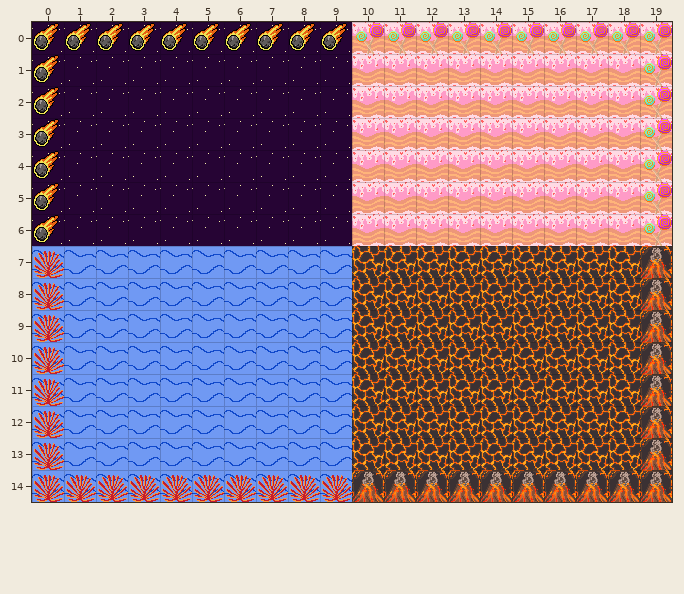
Two states of a Tiled map (JSON), public/assets/maps/map-level-00.json. Above is the file before it was changed.
Cells are 32x32 px. Shown: x 0..19, y 0..14.
After the commit:
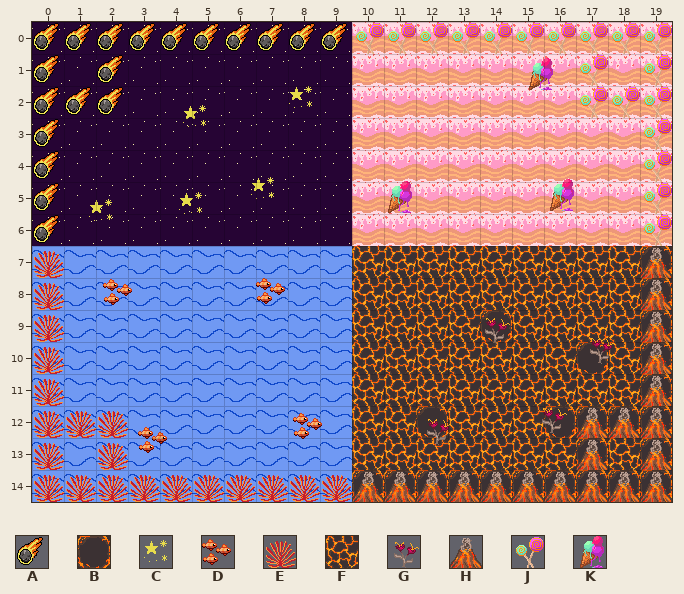
Key: from "tileset": A 1, B 4, C 9, D 14, E 16, F 18, G 20, H 21, J 27, K 29.
_ is an empty cell.
Objects are placed by their top-left corner, in cells (3,4 is the top-left corner of cell 3,4); size is 1x1 cell unless given.
Diff:
{"where": "layer \"Background\""}
{"y":9,"x":14,"old":"F","new":"B"}
{"y":10,"x":17,"old":"F","new":"B"}
{"y":12,"x":12,"old":"F","new":"B"}
{"y":12,"x":16,"old":"FFF","new":"BBB"}
{"y":13,"x":17,"old":"F","new":"B"}
{"where": "layer \"Obstacles\""}
{"y":1,"x":2,"old":"_","new":"A"}
{"y":1,"x":17,"old":"_","new":"J"}
{"y":2,"x":1,"old":"__","new":"AA"}
{"y":2,"x":17,"old":"__","new":"JJ"}
{"y":12,"x":1,"old":"__","new":"EE"}
{"y":12,"x":17,"old":"__","new":"HH"}
{"y":13,"x":2,"old":"_","new":"E"}
{"y":13,"x":17,"old":"_","new":"H"}
{"where": "layer \"Items\" (added)"}
{"now": "K \"Icecream\" at 15.3,1.1"}
{"now": "C \"Flower\" at 7.9,1.9"}
{"now": "C \"Flower\" at 4.6,2.5"}
{"now": "C \"Flower\" at 6.7,4.7"}
{"now": "K \"Icecream\" at 16,4.9"}
{"now": "K \"Icecream\" at 10.9,5"}
{"now": "C \"Flower\" at 4.5,5.2"}
{"now": "C \"Flower\" at 1.6,5.4"}
{"now": "D \"Fish\" at 7,7.9"}
{"now": "D \"Fish\" at 2.2,7.9"}
{"now": "G \"Speedflower\" at 14,9.1"}
{"now": "G \"Speedflower\" at 17.2,9.7"}
{"now": "G \"Speedflower\" at 15.8,11.9"}
{"now": "D \"Fish\" at 8.1,12.1"}
{"now": "G \"Speedflower\" at 12.2,12.2"}
{"now": "D \"Fish\" at 3.3,12.6"}
